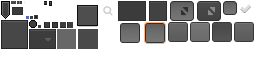
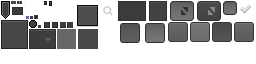
Revision of a layered w=256, h=64 image; what changed, layer by layer:
pixels changed over [121, 21, 167, 45] (layer not identified)
